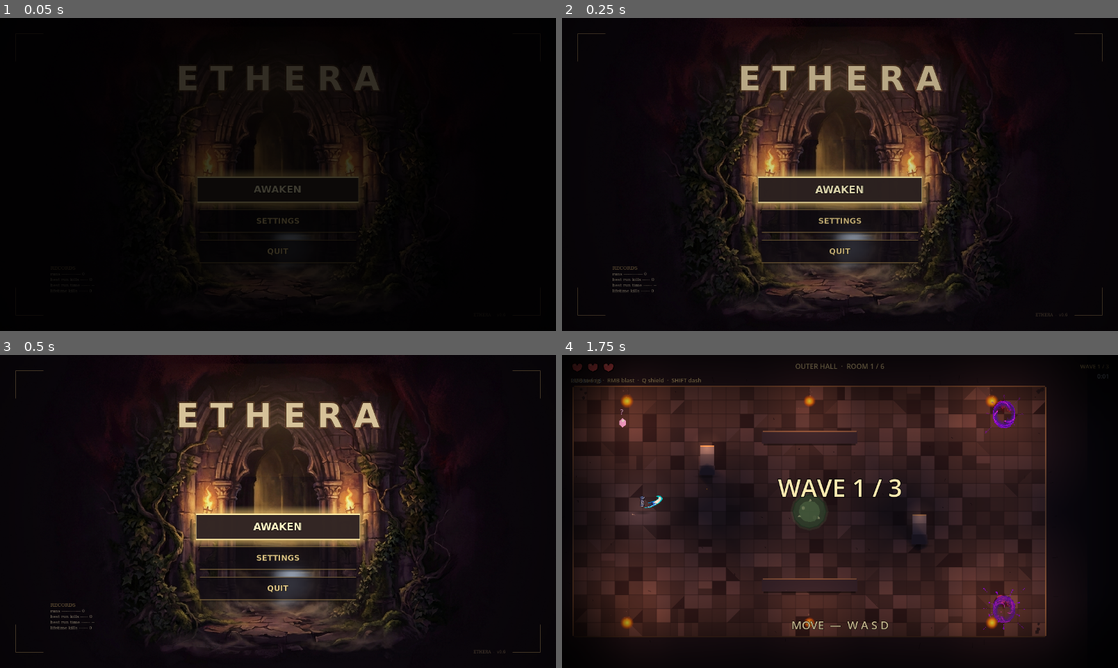
Above: before the commit, frames 1-4 (two rows, left to right).
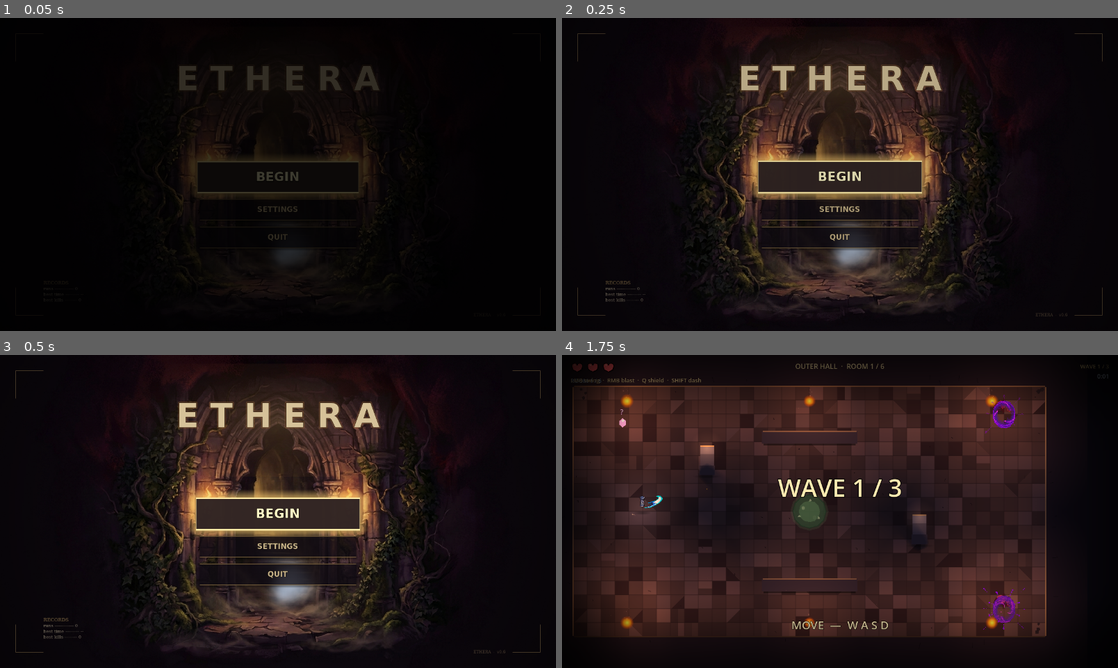
Above: after the commit, the same moments.

Repository: alitaghva1/ethera
Game: Godot game, scene res://scenes/main_menu.tscn
The game is run twice, just before and just after one commit, with the same random seed, the same clock (stepped at 60 frames per second) and the same inputs.
Inputs (mouse positions are in pixels of both pictures, inside the frame that each line leads up to):
- Up to frame 1 (0.05 s): no input
- Up to frame 2 (0.25 s): no input
- Up to frame 3 (0.5 s): no input
- Up to frame 4 (1.75 s): click "AWAKEN" (after the commit: "BEGIN") at 0.5 s; tap Enter at 1.25 s; move the mouse to (962, 495) at 1.27 s; press the mouse at (962, 495) at 1.28 s; hold D (move_right) from 1.28 s (still down)

The runs differ from the first frame. In frame 1, 1.8% of the frame differs, in the area x 7-65%, y 44-88%; in frame 2, 5.4%; in frame 3, 5.8%, in the area x 7-66%, y 43-91%; in frame 4, nothing differs.

Commit message:
feat(godot iter-164): main menu hierarchy + design tightening pass
User read: "homescreen doesn't feel thought out between sizes and
proper design." Specific diagnoses + fixes:

PROBLEM 1 — Button hierarchy was muddy. Pre-iter-164 the three
buttons were 58/54/54 px tall with 22/18/18 pt fonts. AWAKEN was
only marginally bigger — the player's eye had no clear focal
point.

FIX: BEGIN is now dramatically primary (72 px tall, 28 pt font,
warmer gold — Color(1.0, 0.86, 0.50)). SETTINGS / QUIT are uniform
50 px tall, 17 pt, cooler cream. Reads as ONE primary action plus
two secondary options — Hades / Dead Cells / Risk of Rain 2
pattern.

PROBLEM 2 — "AWAKEN" was dark-fantasy flavor over clarity for a
shareable build's first-time player.

FIX: BEGIN replaces AWAKEN. Universal verb-of-roguelite-menus.
The flavor was earning a hidden cost vs the legibility.

PROBLEM 3 — StatsBlock had 5 records lines (RUNS / BEST KILLS /
BEST TIME / LIFETIME KILLS / LAST RUN). Dense at 10-11 pt, with
LIFETIME and LAST being duplicate / vanity stats (the death
screen already shows last-run kills).

FIX: Trimmed to 3 — RUNS / BEST TIME / BEST KILLS. Order swapped
so the player's eye flows top-down through the records they
actually chase. Block also narrower (260 px text width vs 296).
@onready refs in main_menu.gd dropped; _populate_stats simplified
to 3 lines.

PROBLEM 4 — Button stack sat too far below the title. With the
old 58 px BEGIN starting at viewport_center-30, there was ~100 px
of empty space between title bottom (y=260) and BEGIN top (y=359).
Felt like a forgotten chasm rather than intentional breathing.

FIX: CenterStack offset_top -30 → -60. New larger BEGIN (72 px)
starts at ~y=320, closing the gap to ~60 px — confident breathing
room rather than empty void. Separation 16 → 14 (tighter feel).

Six iters this session (158-164) — run timer, time-on-death,
time-on-menu, tutorial prompts, room-progress indicator, victory
screen, theme synergy badges, menu coherence. Each addresses a
specific gap between "skeleton" and "0.2."

Booted clean headless.

Co-Authored-By: Claude Opus 4.7 (1M context) <noreply@anthropic.com>

Diff:
--- a/slime-depths-godot/scenes/main_menu.tscn
+++ b/slime-depths-godot/scenes/main_menu.tscn
@@ -640,43 +640,51 @@
 anchor_top = 0.5
 anchor_right = 0.5
 anchor_bottom = 0.5
-offset_left = -160.0
-offset_top = -30.0
-offset_right = 160.0
-offset_bottom = 240.0
+offset_left = -180.0
+offset_top = -60.0
+offset_right = 180.0
+offset_bottom = 200.0
 grow_horizontal = 2
 grow_vertical = 2
-theme_override_constants/separation = 16
+theme_override_constants/separation = 14
 alignment = 1
 
-; iter-92: BEGIN → AWAKEN to match the JS reference. "Awaken" carries
-; the dark-fantasy revival feel ("you are roused from the slumber...")
-; that "BEGIN" reads as flat-arcade.
+; Iter 164 — clear primary/secondary hierarchy. Pre-iter-164 the three
+; buttons were 58/54/54 with 22pt/18pt/18pt fonts — visually almost
+; identical, so no button read as THE primary action. Now BEGIN is
+; dramatically larger (84 px tall, 32 pt font, warmer gold) and the
+; secondary buttons are uniform 50 px / 17 pt in cool cream so the
+; player's eye goes to BEGIN first.
+;
+; Text also reverted AWAKEN → BEGIN. "Awaken" was a dark-fantasy
+; flavor pick (iter-92) but reads as obscure for a first-time
+; player. "BEGIN" is universal-verb-of-roguelite menus (Hades,
+; Dead Cells, Hollow Knight all use BEGIN/START/PLAY).
 [node name="BeginButton" type="Button" parent="CenterStack"]
-custom_minimum_size = Vector2(360, 58)
+custom_minimum_size = Vector2(360, 72)
 focus_mode = 2
 theme_override_fonts/font = SubResource("title_font")
-theme_override_font_sizes/font_size = 22
-theme_override_colors/font_color = Color(0.94, 0.84, 0.58, 1)
-theme_override_colors/font_hover_color = Color(1, 0.95, 0.74, 1)
-theme_override_colors/font_focus_color = Color(1, 0.96, 0.78, 1)
-theme_override_colors/font_outline_color = Color(0, 0, 0, 1)
-theme_override_constants/outline_size = 3
+theme_override_font_sizes/font_size = 28
+theme_override_colors/font_color = Color(1.0, 0.86, 0.50, 1)
+theme_override_colors/font_hover_color = Color(1, 0.96, 0.74, 1)
+theme_override_colors/font_focus_color = Color(1, 0.97, 0.78, 1)
+theme_override_colors/font_outline_color = Color(0.05, 0.03, 0.02, 1)
+theme_override_constants/outline_size = 4
 theme_override_styles/normal = SubResource("button_normal")
 theme_override_styles/hover = SubResource("button_hover")
 theme_override_styles/pressed = SubResource("button_hover")
 theme_override_styles/focus = SubResource("button_focus")
-text = "AWAKEN"
+text = "BEGIN"
 
 [node name="SettingsButton" type="Button" parent="CenterStack"]
-custom_minimum_size = Vector2(360, 54)
+custom_minimum_size = Vector2(360, 50)
 focus_mode = 2
 theme_override_fonts/font = SubResource("title_font")
-theme_override_font_sizes/font_size = 18
-theme_override_colors/font_color = Color(0.86, 0.76, 0.52, 1)
-theme_override_colors/font_hover_color = Color(1, 0.95, 0.74, 1)
-theme_override_colors/font_focus_color = Color(1, 0.96, 0.78, 1)
-theme_override_colors/font_outline_color = Color(0, 0, 0, 1)
+theme_override_font_sizes/font_size = 17
+theme_override_colors/font_color = Color(0.80, 0.72, 0.55, 1)
+theme_override_colors/font_hover_color = Color(1, 0.94, 0.72, 1)
+theme_override_colors/font_focus_color = Color(1, 0.95, 0.76, 1)
+theme_override_colors/font_outline_color = Color(0.05, 0.03, 0.02, 1)
 theme_override_constants/outline_size = 3
 theme_override_styles/normal = SubResource("button_normal")
 theme_override_styles/hover = SubResource("button_hover")
@@ -685,14 +693,14 @@
 text = "SETTINGS"
 
 [node name="QuitButton" type="Button" parent="CenterStack"]
-custom_minimum_size = Vector2(360, 54)
+custom_minimum_size = Vector2(360, 50)
 focus_mode = 2
 theme_override_fonts/font = SubResource("title_font")
-theme_override_font_sizes/font_size = 18
-theme_override_colors/font_color = Color(0.86, 0.76, 0.52, 1)
-theme_override_colors/font_hover_color = Color(1, 0.95, 0.74, 1)
-theme_override_colors/font_focus_color = Color(1, 0.96, 0.78, 1)
-theme_override_colors/font_outline_color = Color(0, 0, 0, 1)
+theme_override_font_sizes/font_size = 17
+theme_override_colors/font_color = Color(0.80, 0.72, 0.55, 1)
+theme_override_colors/font_hover_color = Color(1, 0.94, 0.72, 1)
+theme_override_colors/font_focus_color = Color(1, 0.95, 0.76, 1)
+theme_override_colors/font_outline_color = Color(0.05, 0.03, 0.02, 1)
 theme_override_constants/outline_size = 3
 theme_override_styles/normal = SubResource("button_normal")
 theme_override_styles/hover = SubResource("button_hover")
@@ -701,29 +709,25 @@
 text = "QUIT"
 
 ; ── Records panel (bottom-left, low-key) ──────────────────────────────
-; iter-93: shifted up by 18 px so the "last run" line has clean
-; breathing room from the viewport bottom edge.
-; iter-126: shifted RIGHT-edge of x range from 48 → 116 (16 px past
-; CornerBL's x=100 right edge). Pre-iter-126 the records text ran
-; UNDER the corner-flourish L-hairlines on the bottom-left — the user
-; called this out. Same correction on the right edge: 344 → 412 to
-; preserve the block's 296 px text width.
-; Plus body_font applied to every line so the records read as the
-; same typographic family as the title + tagline.
+; Iter 164 — trimmed from 5 records lines to 3. Pre-iter-164 the
+; block carried RUNS / BEST KILLS / BEST TIME / LIFETIME KILLS /
+; LAST RUN — too dense at 11/10 pt to read at a glance, and
+; LIFETIME KILLS + LAST RUN duplicated information either visible
+; elsewhere (death screen shows last-run kills already) or not
+; meaningful at the menu (lifetime is a vanity stat). Now only the
+; three records the player actually CHASES: RUNS, BEST TIME, BEST
+; KILLS. Block is also narrower (100..360 vs 116..412 — 260 px text
+; width vs 296 — tighter on the page).
 [node name="StatsBlock" type="VBoxContainer" parent="."]
 anchors_preset = 2
 anchor_top = 1.0
 anchor_bottom = 1.0
-offset_left = 116.0
-offset_top = -150.0
-offset_right = 412.0
-offset_bottom = -46.0
+offset_left = 100.0
+offset_top = -116.0
+offset_right = 360.0
+offset_bottom = -42.0
 theme_override_constants/separation = 2
 
-; iter-127 records — dimmed further so they read as quiet annotation,
-; not active UI. Header alpha 0.85 → 0.55, body alpha 0.85 → 0.55.
-; Font sizes 14/12 → 11/10. Outlines removed entirely — at this alpha
-; + size, an outline reads as halo noise rather than legibility help.
 [node name="StatsTitle" type="Label" parent="StatsBlock"]
 theme_override_fonts/font = SubResource("body_font")
 theme_override_font_sizes/font_size = 11
@@ -736,32 +740,17 @@
 theme_override_colors/font_color = Color(0.92, 0.86, 0.72, 0.55)
 text = "runs ··············· 0"
 
+[node name="StatsBestTime" type="Label" parent="StatsBlock"]
+theme_override_fonts/font = SubResource("body_font")
+theme_override_font_sizes/font_size = 10
+theme_override_colors/font_color = Color(0.92, 0.86, 0.72, 0.55)
+text = "best time ··········· --"
+
 [node name="StatsBestRun" type="Label" parent="StatsBlock"]
 theme_override_fonts/font = SubResource("body_font")
 theme_override_font_sizes/font_size = 10
 theme_override_colors/font_color = Color(0.92, 0.86, 0.72, 0.55)
-text = "best run kills ······ 0"
-
-; Iter 159 — best run TIME, formatted m:ss. Mirrors the dotted-leader
-; visual of the other records lines. Populated by main_menu.gd from
-; GameState.best_run_time at _ready.
-[node name="StatsBestTime" type="Label" parent="StatsBlock"]
-theme_override_fonts/font = SubResource("body_font")
-theme_override_font_sizes/font_size = 10
-theme_override_colors/font_color = Color(0.92, 0.86, 0.72, 0.55)
-text = "best run time ······· --"
-
-[node name="StatsLifetimeKills" type="Label" parent="StatsBlock"]
-theme_override_fonts/font = SubResource("body_font")
-theme_override_font_sizes/font_size = 10
-theme_override_colors/font_color = Color(0.92, 0.86, 0.72, 0.55)
-text = "lifetime kills ······· 0"
-
-[node name="StatsLastRun" type="Label" parent="StatsBlock"]
-theme_override_fonts/font = SubResource("body_font")
-theme_override_font_sizes/font_size = 10
-theme_override_colors/font_color = Color(0.78, 0.72, 0.58, 0.45)
-text = ""
+text = "best kills ·········· 0"
 
 ; iter-126: version label moved away from CornerBR. Pre-iter-126
 ; offset_right was -36 (right edge of viewport−36, exactly where CornerBR
--- a/slime-depths-godot/scripts/main_menu.gd
+++ b/slime-depths-godot/scripts/main_menu.gd
@@ -74,11 +74,12 @@
 # SaveSystem already round-trips the underlying fields so a player returning
 # between sessions sees their accumulated runs / kills / best run carry over.
 @onready var stats_runs: Label = $StatsBlock/StatsRuns
+# Iter 164 — order swapped so the player's eye flows top-down RUNS →
+# BEST TIME → BEST KILLS (the three records they actually chase).
+# Lifetime kills + last-run labels dropped — duplicate info / vanity
+# stats that bloated the corner.
+@onready var stats_best_time: Label = $StatsBlock/StatsBestTime
 @onready var stats_best: Label = $StatsBlock/StatsBestRun
-# Iter 159 — best run TIME, shown alongside best kills.
-@onready var stats_best_time: Label = $StatsBlock/StatsBestTime
-@onready var stats_lifetime: Label = $StatsBlock/StatsLifetimeKills
-@onready var stats_last: Label = $StatsBlock/StatsLastRun
 
 # Per-button tween cache. Storing the active tween lets a follow-up
 # hover_exited correctly kill the in-flight grow-in animation so the
@@ -158,21 +159,15 @@
 # — same trick the slime-depths JS HUD uses for its records screen.
 # Numeric formatting via "%d" so big numbers don't break the layout.
 func _populate_stats() -> void:
+	# Iter 164 — three records, in the order the player cares about
+	# them top-down: how many runs, what's my fastest, what's my
+	# kill peak. Dotted-leader strings keep the right-edge values
+	# visually aligned (the body_font isn't monospace, so the dots
+	# substitute for tabular numbers).
 	var best: int = max(GameState.best_run_kills, GameState.last_run_kills)
-	stats_runs.text = "runs ··············· %d" % GameState.dungeon_runs
-	stats_best.text = "best run kills ······ %d" % best
-	# Iter 159 — best run time. -1 sentinel for "no run completed yet"
-	# renders as "--" so the player sees a fresh-slate state on launch
-	# rather than "0:00" which would falsely imply they've already run.
-	stats_best_time.text = "best run time ······· %s" % _format_best_time()
-	stats_lifetime.text = "lifetime kills ······· %d" % GameState.session_kills
-	# Only show last-run line after at least one run completed; an empty
-	# line on first launch avoids the "0 kills" lie before the player has
-	# played anything.
-	if GameState.dungeon_runs > 0:
-		stats_last.text = "last run ············ %d kills" % GameState.last_run_kills
-	else:
-		stats_last.text = ""
+	stats_runs.text     = "runs ··············· %d" % GameState.dungeon_runs
+	stats_best_time.text = "best time ··········· %s" % _format_best_time()
+	stats_best.text     = "best kills ·········· %d" % best
 
 # Iter 159 — format GameState.best_run_time as m:ss, or "--" when no
 # run has completed yet. The promotion from last_run_time → best_run_time
